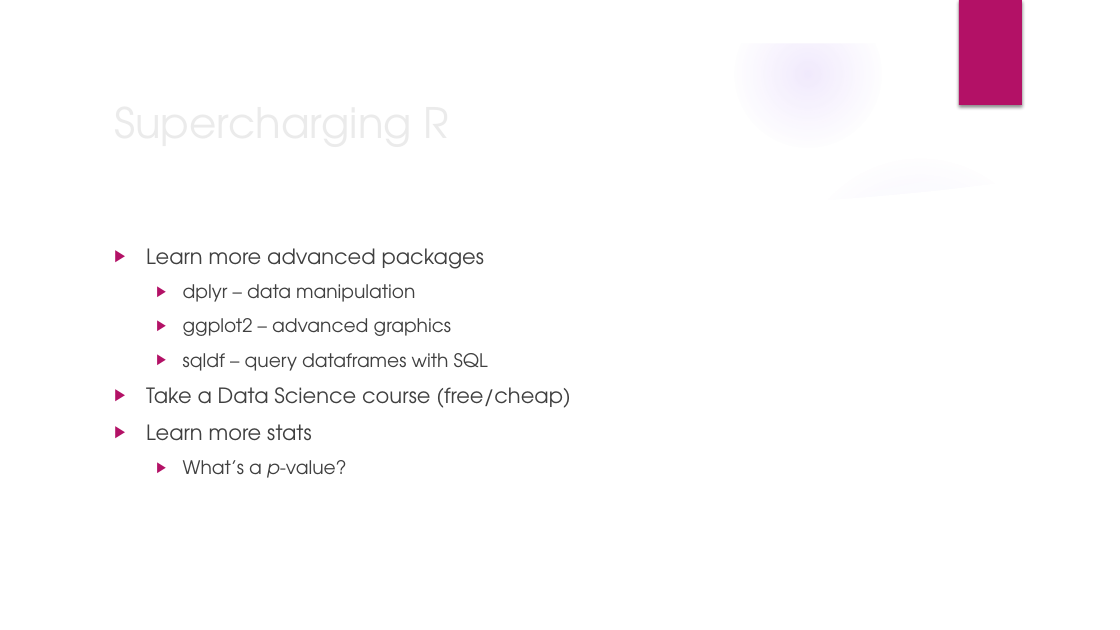
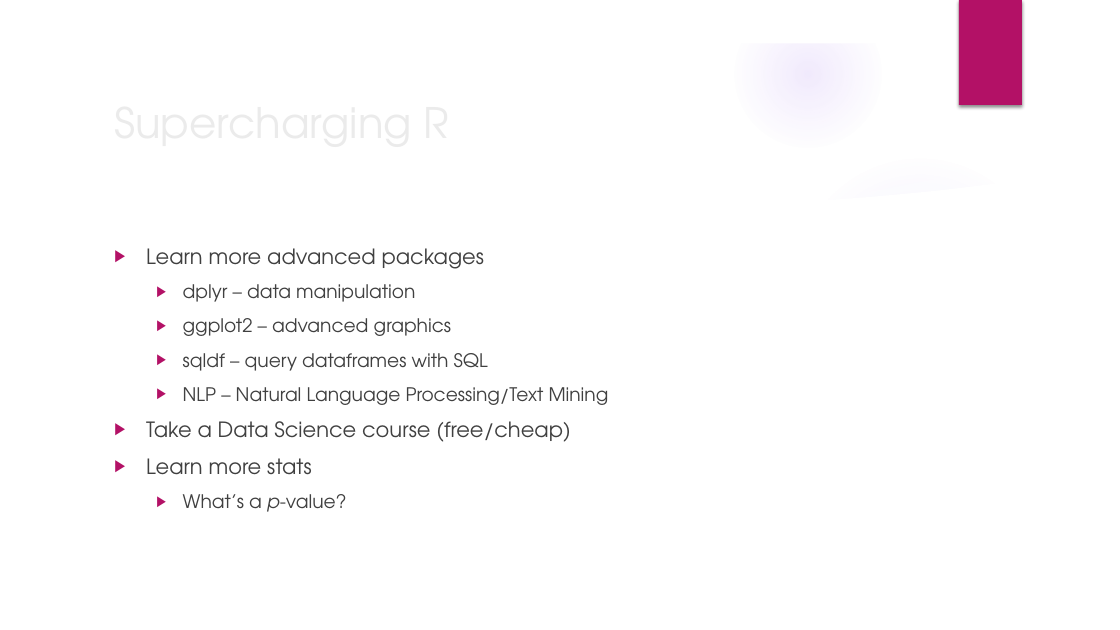
Before and after one commit to TimothyChenAllen/ten_tasks, a slide deck: slide 6 of why_r.pptx (slide 5 before the commit). Drawn at 1120x630 pixels with LibreOffice and Linux fonts; fonts in the diff are those of the drawing; background and template pictures are left out. Boxes give left, top, right and bottom in pixels: in the first picture for what was removed or moved away, otherwise in the second. Text is boxed around its words. In the diff, an @@ line names an element or a change of style, - is before the commit and + after.

Commit message:
Why R? Presentation

```diff
--- a/why_r.pptx
+++ b/why_r.pptx
@@ text at (183,387,609,405): paragraph added @@
+  ▶ NLP – Natural Language Processing/Text Mining
```
Also in this commit, not shown: 1 slide added.
